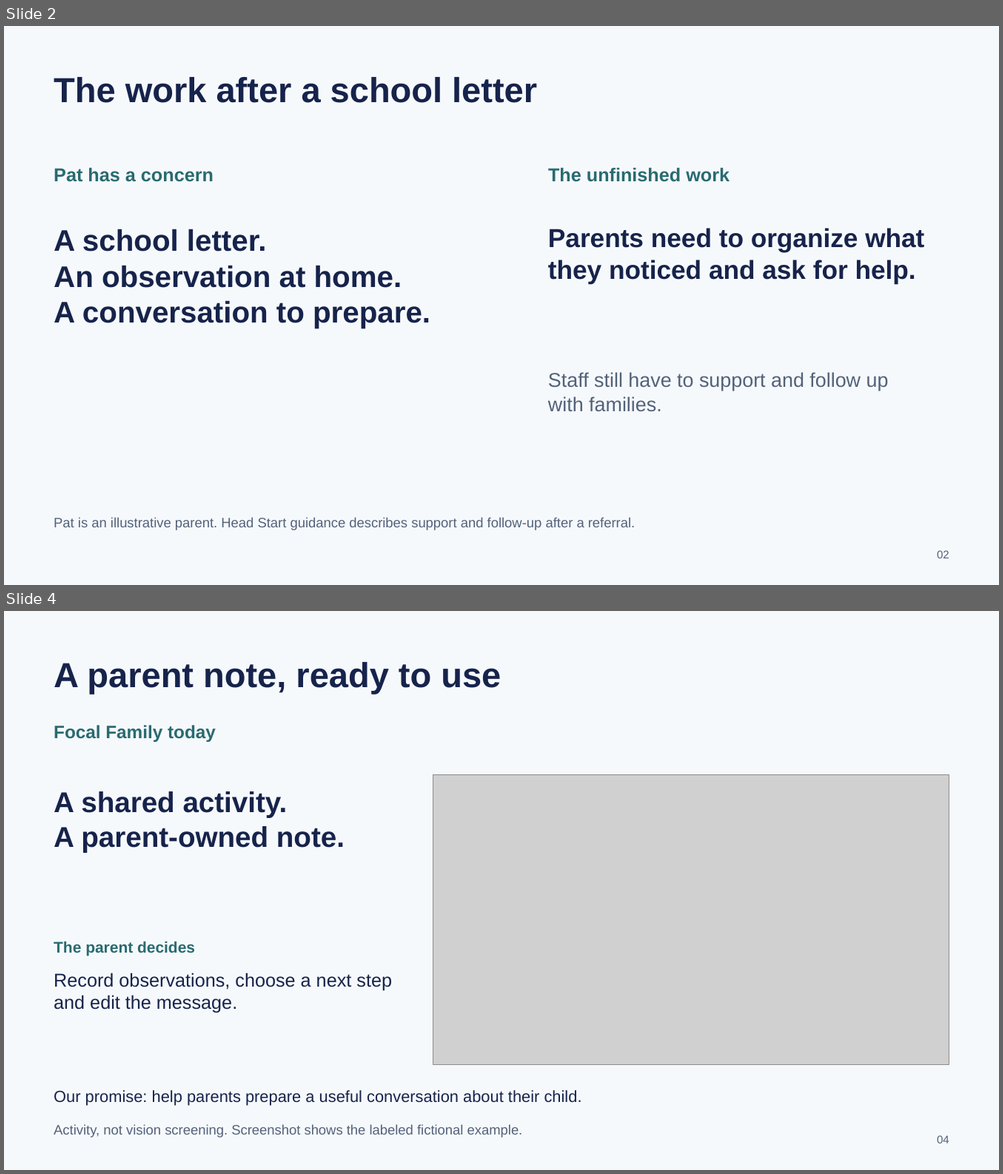
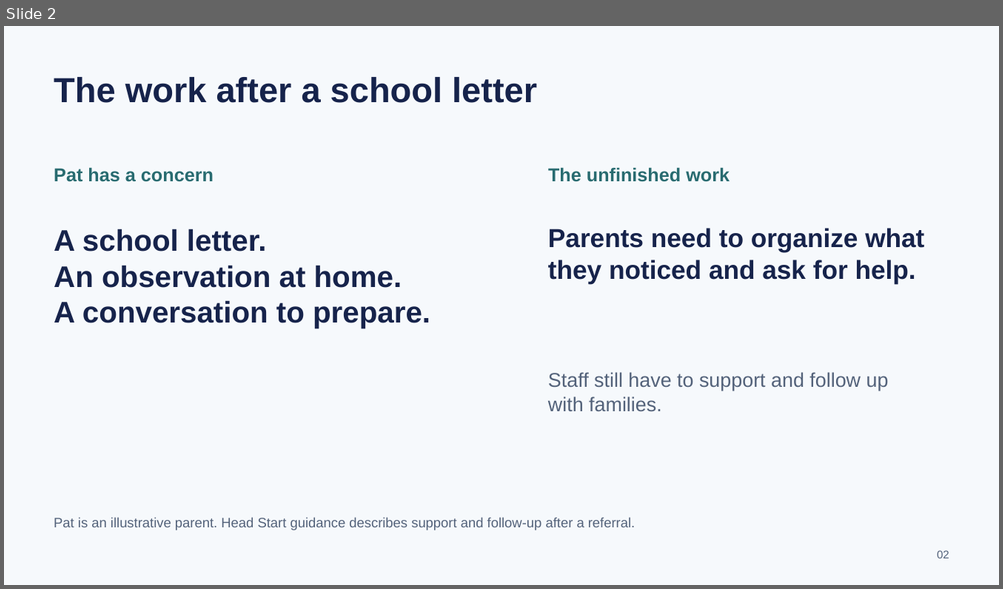
Before and after one commit to haydn-s/focal-technologies, a slide deck: docs/presentations/executive-pitch/Focal Family Executive Pitch.pptx. Shown one above the other, each under a label of ours: slides 2 and 4 before the commit, slide 2 after it; the slides between them are not shown. The pictures are 1003x1174 and 1003x589 pixels, drawn with LibreOffice and Linux fonts; fonts in the diff are those of the drawing; grey boxes stand for pictures. Boxes give left, top, right and bottom in pixels: in the first picture for what was removed or moved away, otherwise in the second. Text is boxed around its words. In the diff, an @@ line names an element or a change of style, - is before the commit and + after.

Commit message:
Upgrade Focal Family live tasks and performance history

```diff
--- a/docs/presentations/executive-pitch/Focal Family Executive Pitch.pptx
+++ b/docs/presentations/executive-pitch/Focal Family Executive Pitch.pptx
@@ slide 4 removed at <box>4,611,999,1170</box>, background #F6F9FC @@
@@ text removed at <box>54,662,501,695</box> @@
-A parent note, ready to use
@@ text removed at <box>54,725,216,742</box> @@
-Focal Family today
@@ picture removed at <box>433,775,949,1065</box> @@
@@ text removed at <box>54,792,344,852</box> @@
-A shared activity.
-A parent-owned note.
@@ text removed at <box>54,942,195,957</box> @@
-The parent decides
@@ text removed at <box>54,973,392,1014</box> @@
-Record observations, choose a next step and edit the message.
@@ text removed at <box>54,1091,582,1106</box> @@
-Our promise: help parents prepare a useful conversation about their child.
@@ text removed at <box>54,1125,523,1138</box> @@
-Activity, not vision screening. Screenshot shows the labeled fictional example.
@@ text removed at <box>936,1136,949,1144</box> @@
-04
```
Also in this commit, not shown: 9 slides changed, 1 slide added, 13 other files.
